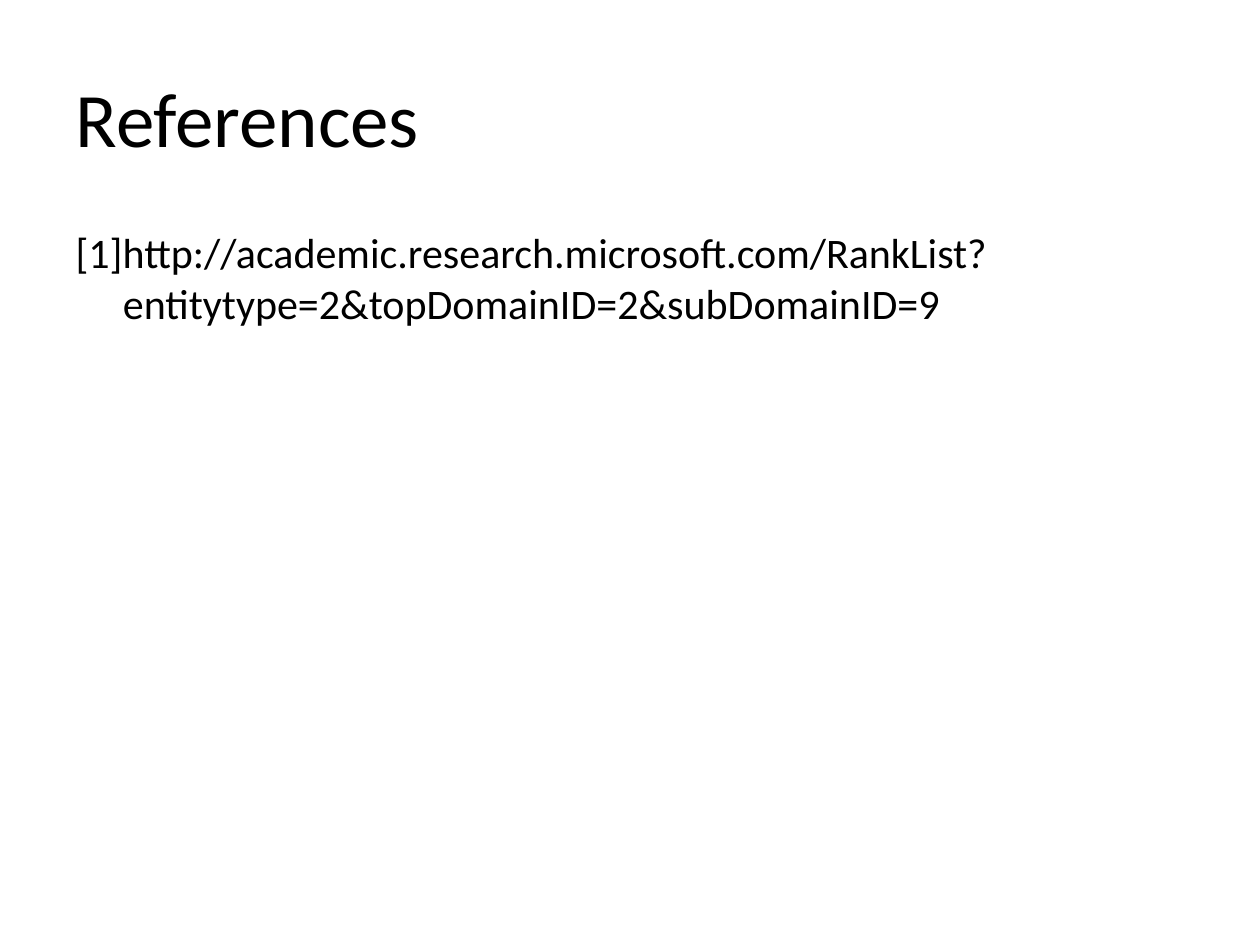
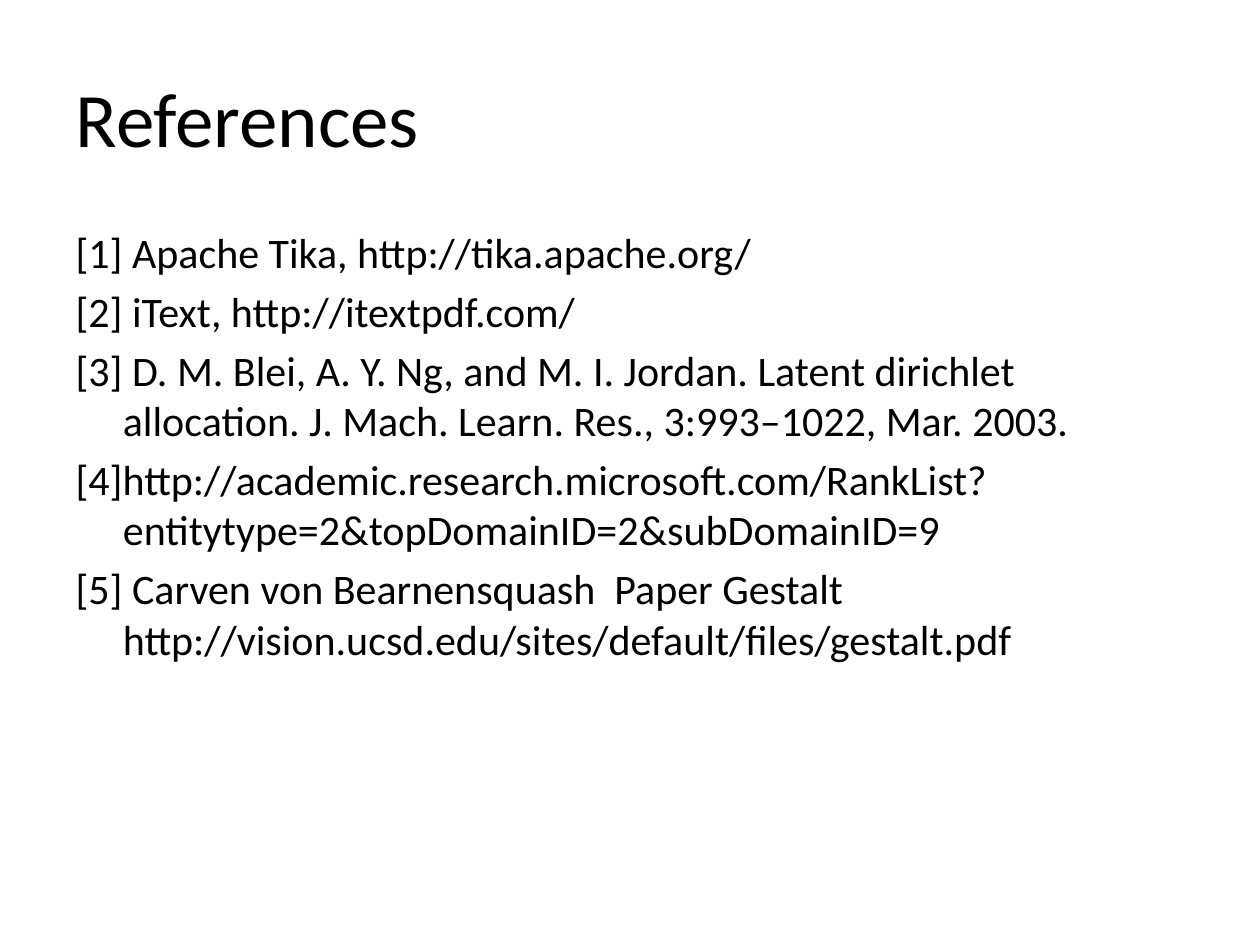
Before and after one commit to Shuyang/uic-automatic-reviewer, a slide deck: slide 11 of project_presentation.pptx (slide 12 before the commit). Drawn at 1260x945 pixels with LibreOffice and Linux fonts; fonts in the diff are those of the drawing. Boxes give left, top, right and bottom in pixels: in the first picture for what was removed or moved away, otherwise in the second. Text is boxed around its words. In the diff, an @@ line names an element or a change of style, - is before the commit and + after.

```diff
--- a/project_presentation.pptx
+++ b/project_presentation.pptx
@@ text at box(76, 237, 1068, 663): text changed @@
-[1]http://academic.research.microsoft.com/RankList?entitytype=2&topDomainID=2&subDomainID=9
+[1] Apache Tika, http://tika.apache.org/
+[2] iText, http://itextpdf.com/
+[3] D. M. Blei, A. Y. Ng, and M. I. Jordan. Latent dirichlet allocation. J. Mach. Learn. Res., 3:993–1022, Mar. 2003.
+[4]http://academic.research.microsoft.com/RankList?entitytype=2&topDomainID=2&subDomainID=9
+[5] Carven von Bearnensquash Paper Gestalt http://vision.ucsd.edu/sites/default/files/gestalt.pdf
```
Also in this commit, not shown: 5 other slides changed, 1 slide added, 1 slide removed, 9 other files.
